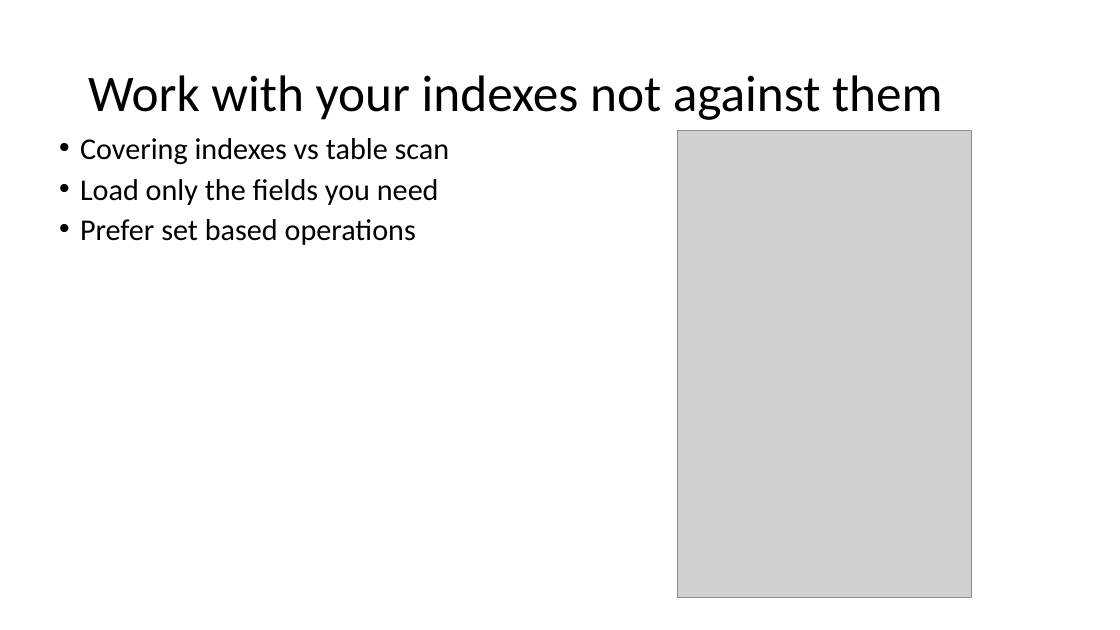
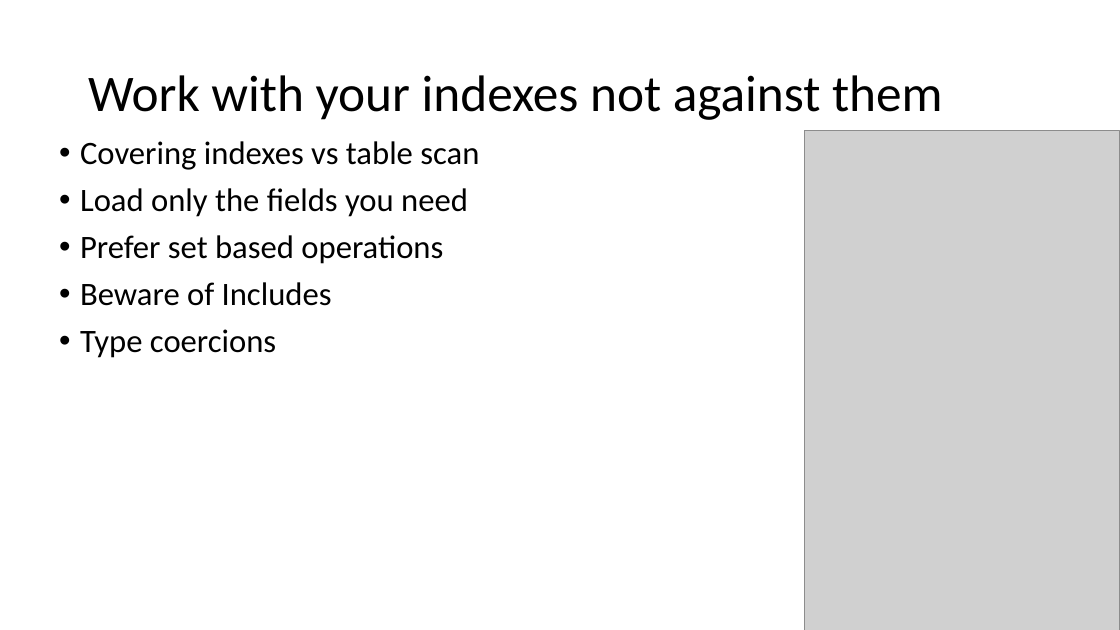
Before and after one commit to jwooley/RecipeWebApi, a slide deck: slide 6 of EFPerf.pptx. Drawn at 1120x630 pixels with LibreOffice and Linux fonts; fonts in the diff are those of the drawing; grey boxes stand for pictures. Boxes give left, top, right and bottom in pixels: in the first picture for what was removed or moved away, otherwise in the second. Text is boxed around its words. In the diff, an @@ line names an element or a change of style, - is before the commit and + after.

```diff
--- a/EFPerf.pptx
+++ b/EFPerf.pptx
@@ text at <box>80,141,479,264</box>: size 19.4 to 21 pt in "Covering indexes vs table scan", "Load only the fields you need", "Prefer set based operations"; line spacing 0.8 to 0.9 @@
@@ picture: place and size @@
-picture at <box>678,131,971,598</box>
+picture at <box>804,131,1120,630</box>
@@ text at <box>80,282,332,358</box>: paragraphs added @@
+• Beware of Includes
+• Type coercions
```
Also in this commit, not shown: 2 slides added, 2 slides removed.
